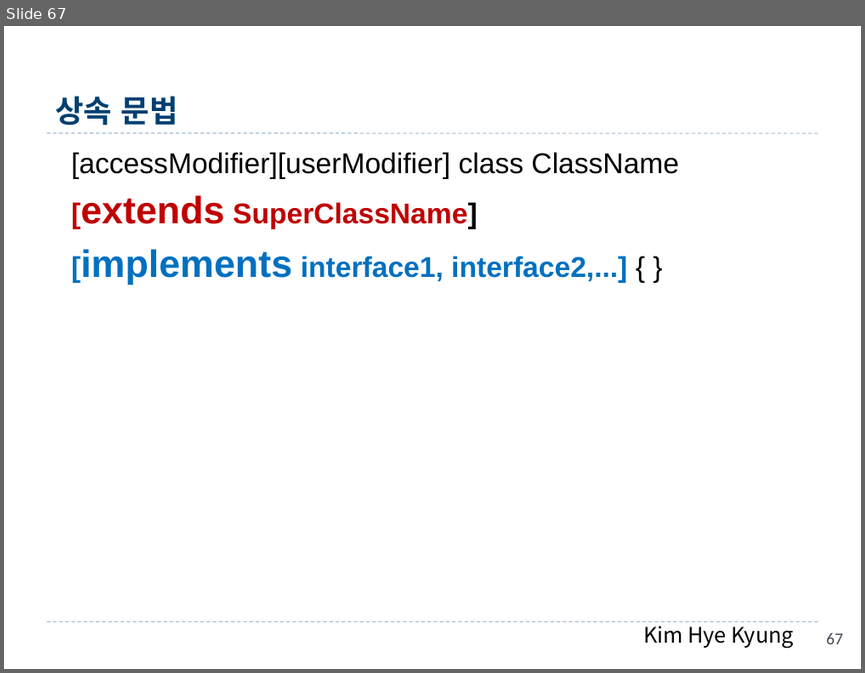
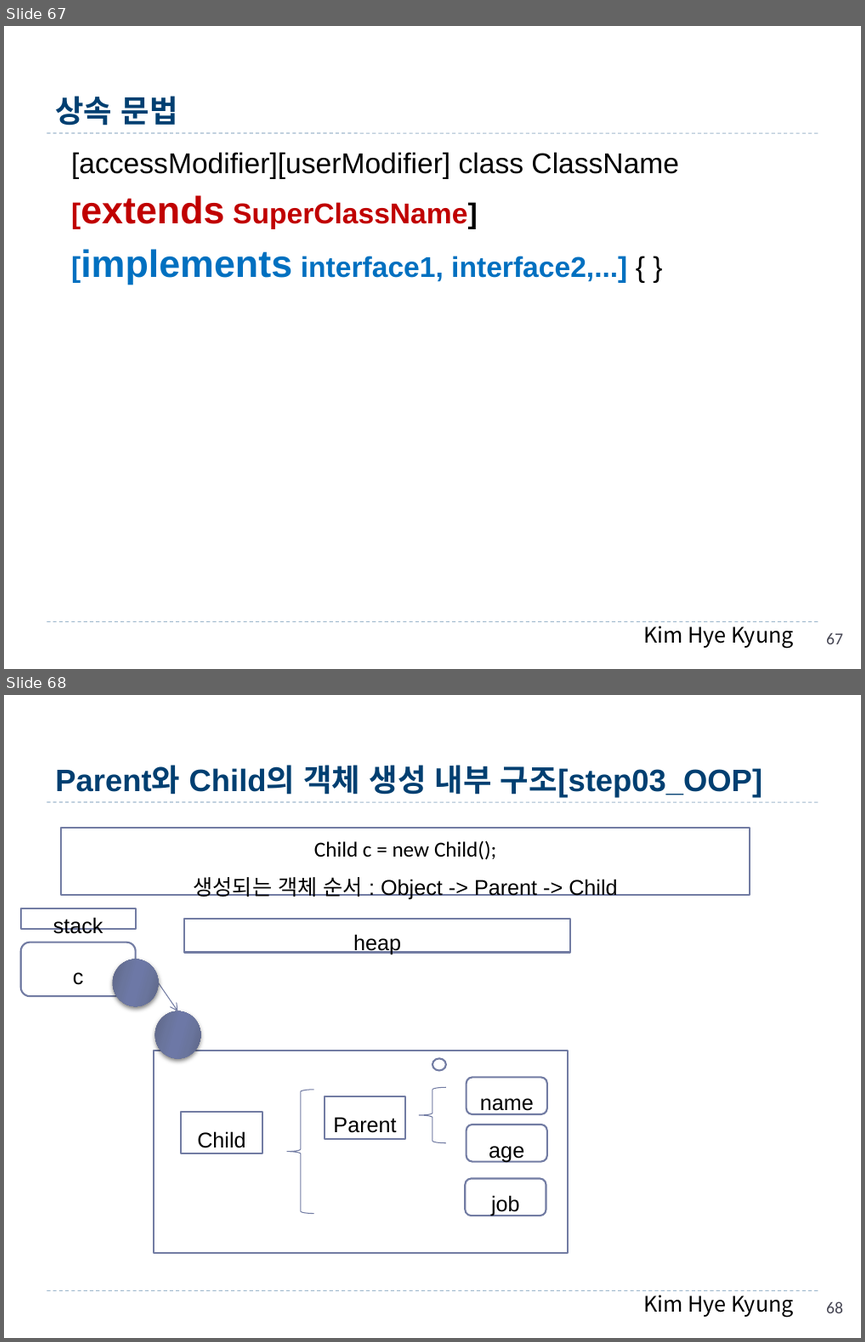
Before and after one commit to hwanginbeom/bigData, a slide deck: 1.Java_김혜경.pptx. Shown one above the other, each under a label of ours: slide 67 before the commit, slides 67 and 68 after it. The pictures are 865x673 and 865x1342 pixels, drawn with LibreOffice and Linux fonts; fonts in the diff are those of the drawing. Boxes give left, top, right and bottom in pixels: in the first picture for what was removed or moved away, otherwise in the second. Text is boxed around its words. In the diff, an @@ line names an element or a change of style, - is before the commit and + after.

```diff
--- a/1.Java_김혜경.pptx
+++ b/1.Java_김혜경.pptx
@@ slide 68 added at bbox=[4, 695, 861, 1338], background #FFFFFF; not listed: 3 template elements that a slide beside it also shows @@
@@ title added at bbox=[55, 765, 762, 798], 26 pt, text #003F71, bold @@
+Parent와 Child의 객체 생성 내부 구조[step03_OOP]
@@ rectangle added at bbox=[62, 828, 749, 896], fill #FFFFFF, outline #727CA3 1.5 pt, 18 pt, text #000000 @@
+Child c = new Child();
+생성되는 객체 순서 : Object -> Parent -> Child
@@ rectangle added at bbox=[21, 908, 136, 929], fill #FFFFFF, outline #727CA3 1.5 pt, 18 pt, text #000000 @@
+stack
@@ rectangle added at bbox=[184, 919, 570, 952], fill #FFFFFF, outline #727CA3 1.5 pt, 18 pt, text #000000 @@
+heap
@@ rounded rectangle added at bbox=[21, 941, 136, 996], fill #FFFFFF, outline #727CA3 1.5 pt, 18 pt, text #000000 @@
+c
@@ ellipse added at bbox=[113, 959, 158, 1006], fill gradient #5D6585 to #6B759E to #6E79A7 @@
@@ arrow added from (158, 983) to (178, 1011), #727CA3 0.75 pt @@
@@ ellipse added at bbox=[154, 1011, 200, 1058], fill gradient #5D6585 to #6B759E to #6E79A7 @@
@@ rectangle added at bbox=[154, 1049, 568, 1252], fill #FFFFFF, outline #727CA3 1.5 pt @@
@@ ellipse added at bbox=[432, 1058, 446, 1071], fill #FFFFFF, outline #727CA3 1.5 pt @@
@@ left brace added at bbox=[287, 1089, 313, 1213], outline #727CA3 0.75 pt @@
@@ rectangle added at bbox=[324, 1097, 405, 1139], fill #FFFFFF, outline #727CA3 1.5 pt, 18 pt, text #000000 @@
+Parent
@@ left brace added at bbox=[419, 1088, 445, 1143], outline #727CA3 0.75 pt @@
@@ rounded rectangle added at bbox=[466, 1077, 546, 1114], fill #FFFFFF, outline #727CA3 1.5 pt, 18 pt, text #000000 @@
+name
@@ rectangle added at bbox=[182, 1111, 262, 1153], fill #FFFFFF, outline #727CA3 1.5 pt, 18 pt, text #000000 @@
+Child
@@ rounded rectangle added at bbox=[466, 1124, 546, 1161], fill #FFFFFF, outline #727CA3 1.5 pt, 18 pt, text #000000 @@
+age
@@ rounded rectangle added at bbox=[465, 1179, 545, 1215], fill #FFFFFF, outline #727CA3 1.5 pt, 18 pt, text #000000 @@
+job
@@ page number added at bbox=[826, 1301, 843, 1313], 14 pt, text #464653 @@
+68
```
Also in this commit, not shown: 1 slide changed, 2 other slides added, 21 other files.
